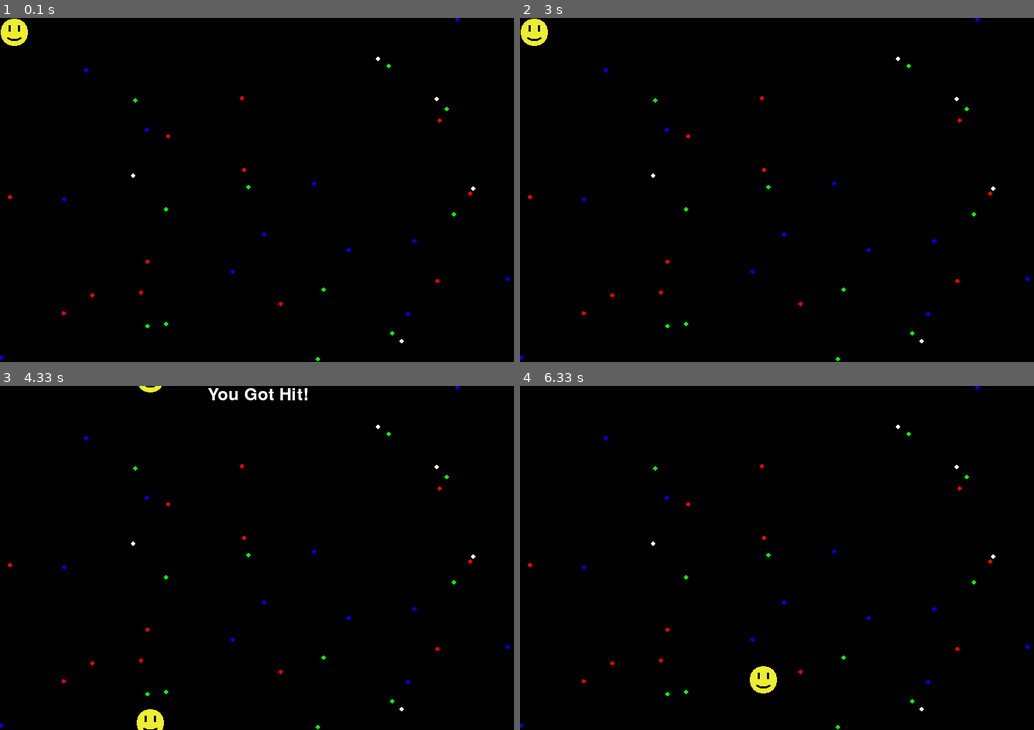
Above: before the commit, frames 1-4 (two rows, left to right).
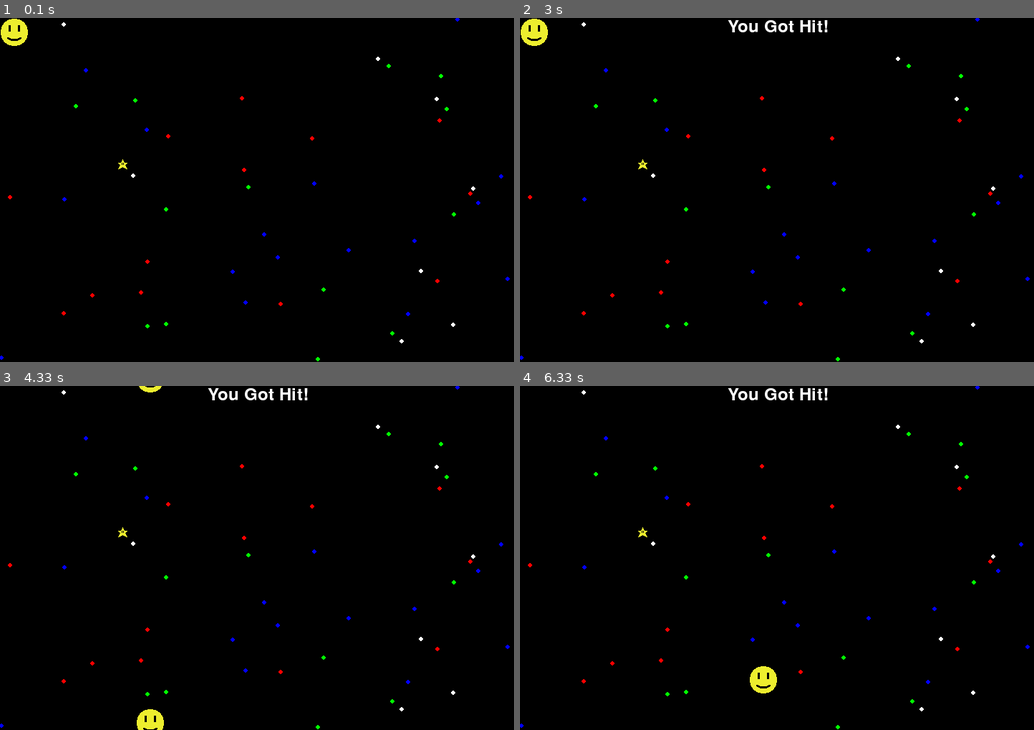
Above: after the commit, the same moments.

Repository: sjk7876/Basic-PyGame
Game: pygame game, started from src/main.py
The game is run twice, just before and just after one commit, with the same random seed, the same clock (stepped at 60 frames per second) and the same inputs.
Inputs:
- Up to frame 1 (0.1 s): no input
- Up to frame 2 (3 s): hold D 0.33-0.8 s; hold W 0.83-1.13 s; hold D 1.17-1.63 s; hold A 1.67-2.2 s; hold S 2.23-2.53 s; hold A 2.57-2.97 s
- Up to frame 3 (4.33 s): hold W 3-3.37 s; hold D 3.4-4.03 s; hold S from 4.07 s (still down)
- Up to frame 4 (6.33 s): release S at 4.43 s; hold A 4.47-4.93 s; hold D 4.97-5.43 s; hold W 5.47-5.77 s; hold D 5.8-6.27 s; hold A from 6.3 s (still down)

The runs differ from the first frame. In frame 1, less than 0.1% of the frame differs, in the area x 11-98%, y 1-90%; in frame 2, 0.4%, in the area x 11-98%, y 0-90%; in frame 3, less than 0.1%; in frame 4, 0.4%.

Commit message:
star time

Diff:
--- a/src/main.py
+++ b/src/main.py
@@ -82,27 +82,29 @@
 	active = True
 	clockObject = pygame.time.Clock()
 	move = 5
+	collisions = 0
+	frame = 0
+	totalHits = 0
 
 	smile = pygame.image.load('smile_40x40.png').convert_alpha()
-	# smileBad = pygame.image.load('smile_20x20.png').convert_alpha()
+	star = pygame.image.load('star_15x16.png').convert_alpha()
 	smileBox = smile.get_rect()
 	smileBox2 = smile.get_rect()
 
 	enemiesXY = []
 
-	for i in range(40):
+	for i in range(50):
 		x = random.randint(0, screen_width)
 		y = random.randint(0, screen_height)
 		color = color_names[random.randint(1, len(color_names) - 1)]
 		enemiesXY.append((x, y, color))
 
-	collisions = 0
-	frame = 0
-	totalHits = 0
+	starXY = (random.randint(0, screen_width), random.randint(0, screen_height))
 
 	while active:
 		clockObject.tick(60)
 		screen.fill(colors['black'])
+		screen.blit(star, starXY)
 
 		for event in pygame.event.get():
 			if event.type == pygame.QUIT:
@@ -116,6 +118,13 @@
 			pygame.draw.circle(screen, i[2], (i[0], i[1]), 3)
 			if smileBox.collidepoint(i[0], i[1]) or smileBox2.collidepoint(i[0], i[1]):
 				collisions += 1
+
+		if smileBox.collidepoint(starXY) or smileBox2.collidepoint(starXY):
+			if pygame.font:
+				font = pygame.font.Font(None, 36)
+				text = font.render("Congrats!", True, colors['white'], (0, 0, 0))
+				textpos = text.get_rect(centerx=screen.get_width() / 2)
+				screen.blit(text, textpos)
 
 		if frame < 30:
 			if collisions > 1:
Binary file added: src/star_15x16.png
Not shown, added: Gimp/star_15x16.xcf
